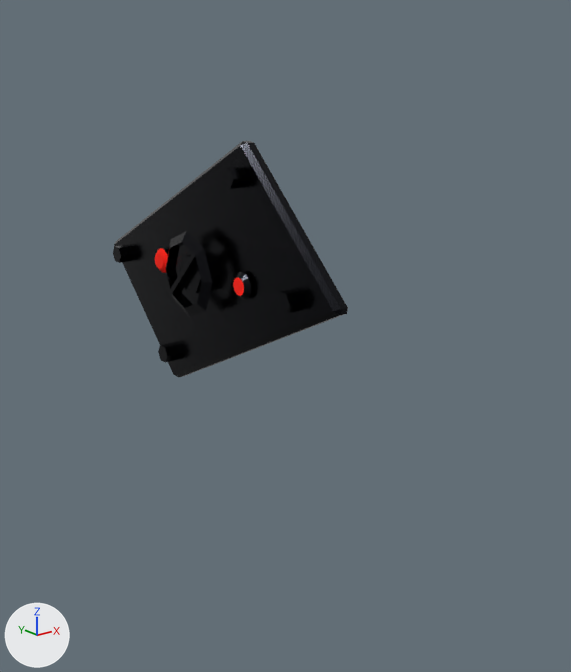
One commit to the glTF model 制作delta/Asset/Models/Weapon/Shield/Shield.gltf: the scene before it, then after it.
Camera for both pictures: a 50 mm camera at (-3.74, -5.66, 1.53) aimed at (0.34, -0.55, -0.51). Arrows for +X, +Y and +Z are at lower left; the lights stay in place. The older version comes first.

Objects in the first picture: '円柱'.
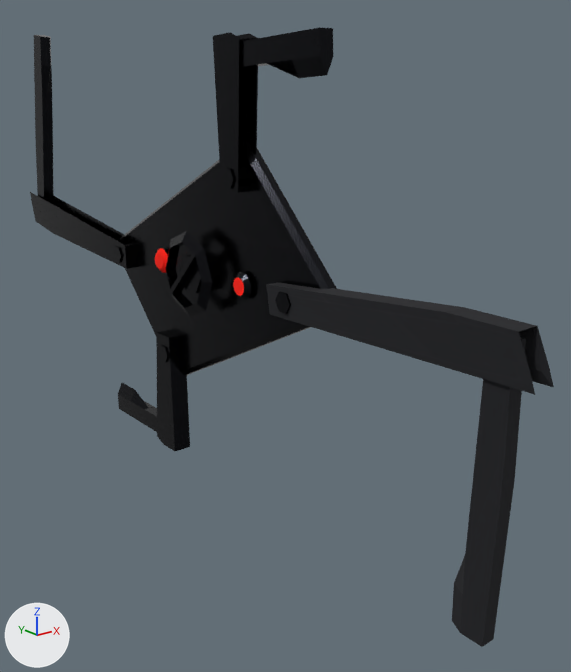
What differs and where, as boxes [x1, y1, x2, y2] in the pictures (571 x 672 px):
```json
{"object": "立方体.001", "change": "added", "after": [266, 282, 554, 395]}
{"object": "立方体.002", "change": "added", "after": [452, 337, 526, 647]}
{"object": "立方体.004", "change": "added", "after": [213, 32, 258, 192]}
{"object": "立方体.003", "change": "added", "after": [239, 27, 333, 78]}
{"object": "立方体.006", "change": "added", "after": [30, 192, 136, 269]}
{"object": "立方体.008", "change": "added", "after": [156, 331, 190, 451]}
{"object": "立方体.005", "change": "added", "after": [34, 35, 54, 205]}
{"object": "立方体.007", "change": "added", "after": [118, 383, 157, 432]}
```

Scene script edits in JSON lines:
```json
{"op": "add", "block": "mat_マテリアル_001", "code": ["mat_マテリアル_001 = bpy.data.materials.new('マテリアル.001')", "# uses the picture img_image", "# uses the picture img_rubber_tiles_diff_short"]}
{"op": "add", "block": "me_立方体_008", "code": ["me_立方体_008 = bpy.data.meshes.new('立方体.008')", "me_立方体_008.from_pydata(...)  # 24 vertices, 44 faces; spans x -0.212..-0.04, y 0.464..0.803, z -1.823..-0.672", "me_立方体_008.materials.append(mat_マテリアル_004)"]}
{"op": "add", "block": "me_立方体_007", "code": ["me_立方体_007 = bpy.data.meshes.new('立方体.007')", "me_立方体_007.from_pydata(...)  # 24 vertices, 44 faces; spans x -0.191..-0.077, y 0.508..1.66, z -1.765..-1.472", "me_立方体_007.materials.append(mat_マテリアル_004)"]}
{"op": "add", "block": "me_立方体_006", "code": ["me_立方体_006 = bpy.data.meshes.new('立方体.006')", "me_立方体_006.from_pydata(...)  # 24 vertices, 44 faces; spans x -0.21..-0.04, y 1.24..3.56, z -0.15..0.37", "me_立方体_006.materials.append(mat_マテリアル_004)"]}
{"op": "add", "block": "me_立方体_005", "code": ["me_立方体_005 = bpy.data.meshes.new('立方体.005')", "me_立方体_005.from_pydata(...)  # 24 vertices, 44 faces; spans x -0.19..-0.08, y 2.8..3.42, z 0.08..2.08", "me_立方体_005.materials.append(mat_マテリアル_004)"]}
{"op": "add", "block": "me_立方体_004", "code": ["me_立方体_004 = bpy.data.meshes.new('立方体.004')", "me_立方体_004.from_pydata(...)  # 24 vertices, 44 faces; spans x -0.212..-0.04, y -0.715..-0.374, z 0.761..1.92", "me_立方体_004.materials.append(mat_マテリアル_004)"]}
{"op": "add", "block": "me_立方体_002", "code": ["me_立方体_002 = bpy.data.meshes.new('立方体.002')", "me_立方体_002.from_pydata(...)  # 24 vertices, 44 faces; spans x -0.191..-0.077, y -1.584..-0.421, z 1.597..1.903", "me_立方体_002.materials.append(mat_マテリアル_004)"]}
{"op": "add", "block": "me_立方体_010", "code": ["me_立方体_010 = bpy.data.meshes.new('立方体.010')", "me_立方体_010.from_pydata(...)  # 24 vertices, 44 faces; spans x -0.19..-0.08, y -3.23..-2.89, z -1.8..0.21", "me_立方体_010.materials.append(mat_マテリアル_001)"]}
{"op": "add", "block": "me_立方体_009", "code": ["me_立方体_009 = bpy.data.meshes.new('立方体.009')", "me_立方体_009.from_pydata(...)  # 24 vertices, 44 faces; spans x -0.21..-0.04, y -3.39..-1.02, z -0.11..0.28", "me_立方体_009.materials.append(mat_マテリアル_001)"]}
{"op": "add", "block": "ob_立方体_008", "code": ["ob_立方体_008 = bpy.data.objects.new('立方体.008', me_立方体_008)", "ob_立方体_008.location = (0.0, 0.0, 0.0)"]}
{"op": "add", "block": "ob_立方体_007", "code": ["ob_立方体_007 = bpy.data.objects.new('立方体.007', me_立方体_007)", "ob_立方体_007.location = (0.0, 0.0, 0.0)"]}
{"op": "add", "block": "ob_立方体_006", "code": ["ob_立方体_006 = bpy.data.objects.new('立方体.006', me_立方体_006)", "ob_立方体_006.location = (0.0, 0.0, 0.0)"]}
{"op": "add", "block": "ob_立方体_005", "code": ["ob_立方体_005 = bpy.data.objects.new('立方体.005', me_立方体_005)", "ob_立方体_005.location = (0.0, 0.0, 0.0)"]}
{"op": "add", "block": "ob_立方体_004", "code": ["ob_立方体_004 = bpy.data.objects.new('立方体.004', me_立方体_004)", "ob_立方体_004.location = (0.0, 0.0, 0.0)"]}
{"op": "add", "block": "ob_立方体_003", "code": ["ob_立方体_003 = bpy.data.objects.new('立方体.003', me_立方体_002)", "ob_立方体_003.location = (0.0, 0.0, 0.0)"]}
{"op": "add", "block": "ob_立方体_002", "code": ["ob_立方体_002 = bpy.data.objects.new('立方体.002', me_立方体_010)", "ob_立方体_002.location = (0.0, 0.0, 0.0)"]}
{"op": "add", "block": "ob_立方体_001", "code": ["ob_立方体_001 = bpy.data.objects.new('立方体.001', me_立方体_009)", "ob_立方体_001.location = (0.0, 0.0, 0.0)"]}
```
